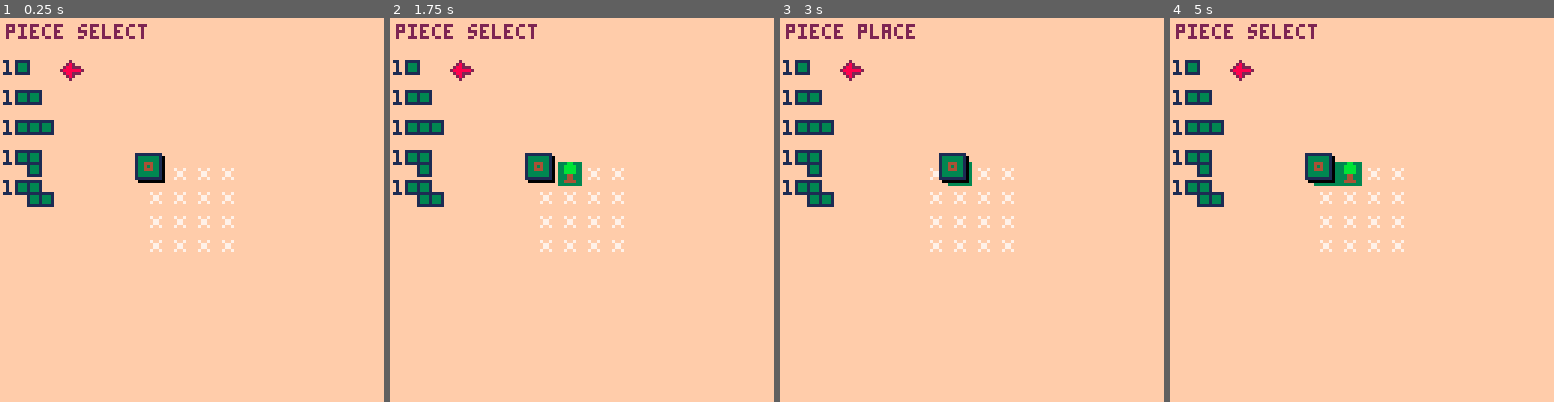
Above: before the commit, frames 1-4 (left to right).
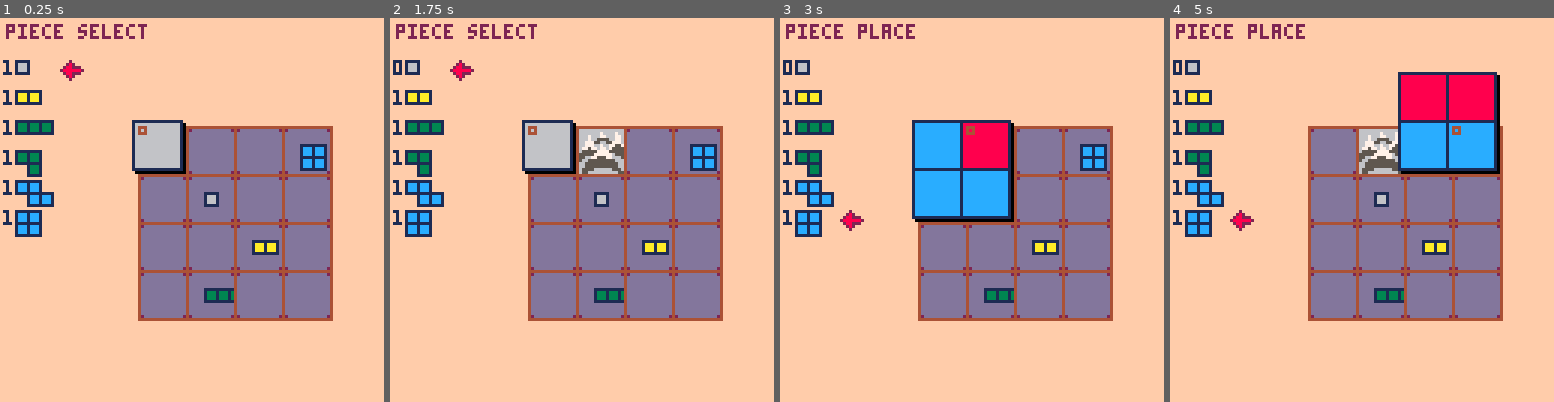
Above: after the commit, the same moments.

Repository: m-r-hunt/Pico-8-Carts
Game: PICO-8 cartridge bprk.p8
Two runs of this game, one before a commit and one after it. Both use one fixed random seed, a clock stepped at 60 frames per second and the inputs below.
Inputs:
- Up to frame 1 (0.25 s): no input
- Up to frame 2 (1.75 s): tap X (X key) at 0.33, 1.07 s; tap O (Z key) at 0.7, 1.7 s; hold Right from 1.6 s (still down)
- Up to frame 3 (3 s): tap X (X key) at 1.85, 2.97 s; release Right at 2.1 s; tap O (Z key) at 2.1, 2.5, 2.9 s; hold Up 2.15-2.42 s; hold Right from 2.47 s (still down)
- Up to frame 4 (5 s): release Right at 3.03 s; hold Left 3.08-3.58 s; tap O (Z key) every 0.4 s from 3.3 to 4.9 s; hold Down 3.63-3.97 s; hold Right 4.02-4.68 s; tap X (X key) at 4.08 s; hold Up from 4.73 s (still down)

The runs differ from the first frame. In frame 1, 27% of the frame differs, in the area x 0-87%, y 11-79%; in frame 2, 27%; in frame 3, 28%; in frame 4, 31%, in the area x 0-87%, y 1-79%.

Commit message:
Several improvements

Diff:
--- a/bprk.p8
+++ b/bprk.p8
@@ -4,11 +4,12 @@
 piece_pool={}
 
 piece_defs={
- {{0,0},spriten=1},
- {{0,0},{1,0},spriten=1},
- {{0,0},{1,0},{2,0},spriten=1},
- {{0,0},{1,0},{1,1},spriten=1},
- {{0,0},{1,0},{1,1},{2,1},spriten=1},
+ {{0,0},spriten=9,previewc=6},
+ {{0,0},{1,0},spriten=5,previewc=10},
+ {{0,0},{1,0},{2,0},spriten=3,previewc=3},
+ {{0,0},{1,0},{1,1},spriten=3,previewc=3},
+ {{0,0},{1,0},{1,1},{2,1},spriten=7,previewc=12},
+ {{0,0},{1,0},{0,1},{1,1},spriten=7,previewc=12},
 }
 
 mode="piece select"
@@ -22,8 +23,14 @@
  {0,0,0,0},
  {0,0,0,0},
 }
-gridx=40
-gridy=40
+grid_powerups={
+ {0,0,0,6},
+ {0,1,0,0},
+ {0,0,2,0},
+ {0,3,0,0},
+}
+gridx=30
+gridy=20
 
 function rotate(x,y,r)
  if r==0 then
@@ -64,7 +71,11 @@
  end
 
  if btnp(4) then
-  mode="piece place"
+  if piece_pool[selected_piece]>=1 then
+  	mode="piece place"
+  else
+   --feedback?
+  end
  end
 end
 
@@ -84,34 +95,58 @@
 	end
 
 	if btnp(4) then
-	 stamp_piece(selected_piece,px,py)
-	 mode="piece select"
-	 selected_piece=1
-	 px=1
-	 py=1
+	 can_place=check_placement()
+	 if can_place then
+	 	stamp_piece(selected_piece,px,py)
+	 	mode="piece select"
+	 	selected_piece=1
+	 	px=1
+	 	py=1
+	 	pr=0
+	 else
+	 	--feedback?
+	 end
 	end
 end
 
+function check_placement()
+ any_bad=false
+ local i=selected_piece
+ for sq=1,#piece_defs[i] do
+  rx,ry=rotate(piece_defs[i][sq][1],piece_defs[i][sq][2],pr)
+  local x=px+rx
+  local y=py+ry
+  if x<1 or x>4 or y<1 or y>4 or grid[y][x]~=0 then
+   any_bad=true
+  end
+ end
+ return not any_bad
+end
+
 function stamp_piece(i,x,y)
+ piece_pool[i]-=1
 	for sq=1,#piece_defs[i] do
 	 rx,ry=rotate(piece_defs[i][sq][1],piece_defs[i][sq][2],pr)
  	local px=x+rx
  	local py=y+ry
  	if px>=1 and px<=4 and py>=1 and py<=4 then
  		grid[py][px]=piece_defs[i].spriten
+	 	if grid_powerups[py][px]~=0 then
+	 		piece_pool[grid_powerups[py][px]]+=1
+	 	end
  	end
  end
 end
 
 preview_size=4
 
-function draw_piece_preview(i,ybase)
+function draw_piece_preview(i,xbase,ybase)
  for sq=1,#piece_defs[i] do
 	 local px=piece_defs[i][sq][1]
  	local py=piece_defs[i][sq][2]
- 	local x=5+px*preview_size
+ 	local x=xbase+px*preview_size
  	local y=ybase+py*preview_size
- 	rectfill(x,y,x+preview_size,y+preview_size,3)
+ 	rectfill(x,y,x+preview_size,y+preview_size,piece_defs[i].previewc)
  	rect(x,y,x+preview_size,y+preview_size,1)
  end
 end
@@ -135,15 +170,15 @@
 	for sq=1,#transformed do
 	 local rx=transformed[sq][1]
 	 local ry=transformed[sq][2]
-	 col=3
-	 if px+rx<1 or px+rx>4 or py+ry<1 or py+ry>4 then
+	 col=piece_defs[i].previewc
+	 if px+rx<1 or px+rx>4 or py+ry<1 or py+ry>4 or grid[py+ry][px+rx]~=0 then
 	  col=8
 	 end
- 	local x=bx+rx*8
- 	local y=by+ry*8
- 	rectfill(x+1,y+1,x+9,y+9,0)
- 	rectfill(x,y,x+8,y+8,col)
- 	rect(x,y,x+8,y+8,1)
+ 	local x=bx+rx*16
+ 	local y=by+ry*16
+ 	rectfill(x+1,y+1,x+17,y+17,0)
+ 	rectfill(x,y,x+16,y+16,col)
+ 	rect(x,y,x+16,y+16,1)
  end
 end
 
@@ -152,7 +187,7 @@
  print(mode,2,2,2)
  for i=1,#piece_pool do
   local ybase=10*(i)+4
- 	draw_piece_preview(i,ybase)
+ 	draw_piece_preview(i,5,ybase)
  	print(piece_pool[i],1,ybase)
  	if i==selected_piece then
  		spr(2,20,ybase)
@@ -160,11 +195,18 @@
  end
  for y=1,4 do
  	for x=1,4 do
- 		spr(grid[y][x],gridx+x*8,gridy+y*8)
+ 	 sn=grid[y][x]
+ 	 if (sn==0) sn=32
+ 		spr(sn,gridx+x*16,gridy+y*16,2,2)
+ 		if sn==32 and grid_powerups[y][x]~=0 then
+ 		 draw_piece_preview(grid_powerups[y][x],gridx+x*16+6,gridy+y*16+6)
+ 		end
  	end
  end
- draw_piece(selected_piece,gridx+px*8-3,gridy+py*8-3)
- rect(gridx+px*8,gridy+py*8,gridx+px*8+2,gridy+py*8+2,4)
+ line(gridx+16,gridy+5*16,gridx+5*16,gridy+5*16,4)
+ line(gridx+5*16,gridy+16,gridx+5*16,gridy+5*16,4)
+ draw_piece(selected_piece,gridx+px*16-2,gridy+py*16-2)
+ rect(gridx+px*16,gridy+py*16,gridx+px*16+2,gridy+py*16+2,4)
 end
 
 __gfx__
@@ -184,6 +226,22 @@
 4000000000000000000000004354453333333333499ffffffffff9994cccccdddddddccc46655555555555660000000000000000000000000000000000000000
 400000000000000000000000433333333333333349999999999999994c77cccccccccccc46555566666655560000000000000000000000000000000000000000
 400000000000000000000000433333333333333349999999999999994ccccccccccccccc46556666666666550000000000000000000000000000000000000000
+44444444444444440000000000000000000000000000000000000000000000000000000000000000000000000000000000000000000000000000000000000000
+42ddddddddddddd20000000000000000000000000000000000000000000000000000000000000000000000000000000000000000000000000000000000000000
+4ddddddddddddddd0000000000000000000000000000000000000000000000000000000000000000000000000000000000000000000000000000000000000000
+4ddddddddddddddd0000000000000000000000000000000000000000000000000000000000000000000000000000000000000000000000000000000000000000
+4ddddddddddddddd0000000000000000000000000000000000000000000000000000000000000000000000000000000000000000000000000000000000000000
+4ddddddddddddddd0000000000000000000000000000000000000000000000000000000000000000000000000000000000000000000000000000000000000000
+4ddddddddddddddd0000000000000000000000000000000000000000000000000000000000000000000000000000000000000000000000000000000000000000
+4ddddddddddddddd0000000000000000000000000000000000000000000000000000000000000000000000000000000000000000000000000000000000000000
+4ddddddddddddddd0000000000000000000000000000000000000000000000000000000000000000000000000000000000000000000000000000000000000000
+4ddddddddddddddd0000000000000000000000000000000000000000000000000000000000000000000000000000000000000000000000000000000000000000
+4ddddddddddddddd0000000000000000000000000000000000000000000000000000000000000000000000000000000000000000000000000000000000000000
+4ddddddddddddddd0000000000000000000000000000000000000000000000000000000000000000000000000000000000000000000000000000000000000000
+4ddddddddddddddd0000000000000000000000000000000000000000000000000000000000000000000000000000000000000000000000000000000000000000
+4ddddddddddddddd0000000000000000000000000000000000000000000000000000000000000000000000000000000000000000000000000000000000000000
+4ddddddddddddddd0000000000000000000000000000000000000000000000000000000000000000000000000000000000000000000000000000000000000000
+42ddddddddddddd20000000000000000000000000000000000000000000000000000000000000000000000000000000000000000000000000000000000000000
 __map__
 03040304090a090a100000000000000000000000000000000000000000000000000000000000000000000000000000000000000000000000000000000000000000000000000000000000000000000000000000000000000000000000000000000000000000000000000000000000000000000000000000000000000000000000
 13141314191a191a100000000000000000000000000000000000000000000000000000000000000000000000000000000000000000000000000000000000000000000000000000000000000000000000000000000000000000000000000000000000000000000000000000000000000000000000000000000000000000000000
